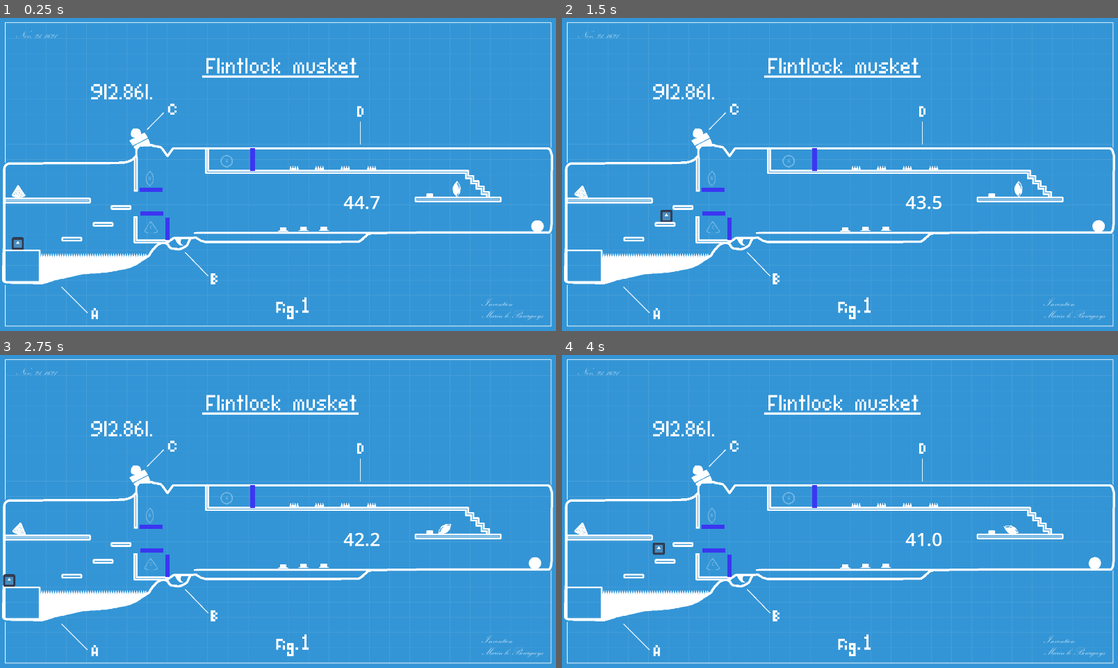
Above: before the commit, frames 1-4 (two rows, left to right).
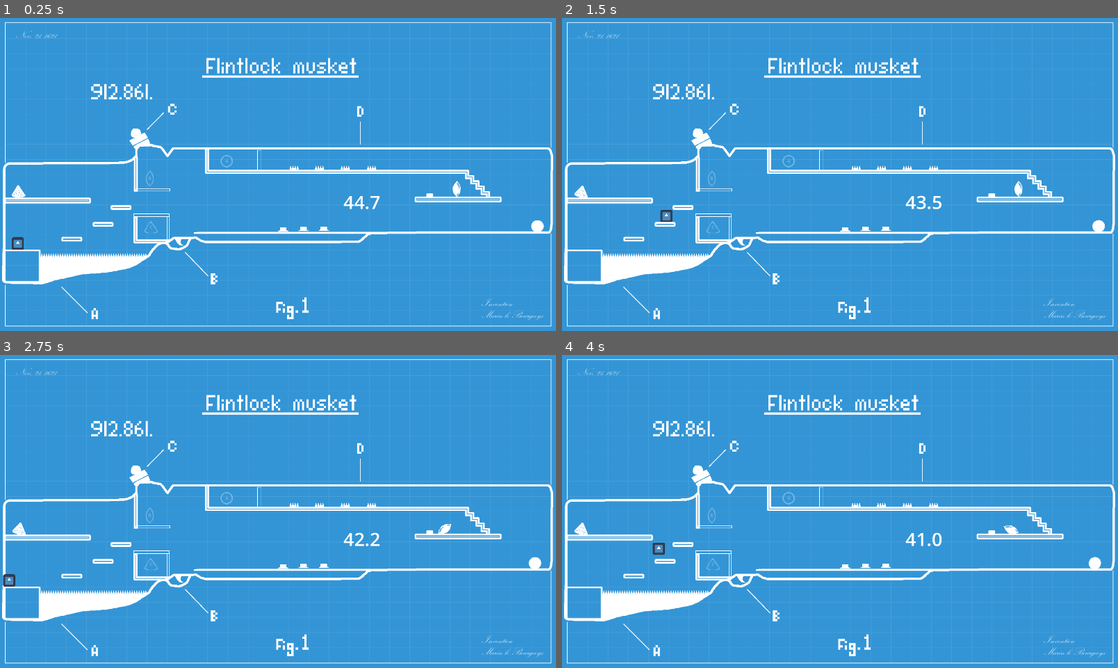
Above: after the commit, the same moments.

Repository: simenhs/piratsyltetoey
Game: Godot game, scene res://scenes/persistent_world/persistent_world.tscn
Two runs of this game, one before a commit and one after it. Both use one fixed random seed, a clock stepped at 60 frames per second and the inputs below. The engine's default icon, where the game draws it, is replaced by a stand-in: a white triangle on a blue panel in a dark square.
Inputs:
- Up to frame 1 (0.25 s): no input
- Up to frame 2 (1.5 s): hold E (use) 0.53-1.28 s; hold D (right) from 0.53 s (still down); tap Shift (dash) at 0.6 s; tap Space (jump) at 0.77, 1.07 s; tap E (use) at 1.35 s
- Up to frame 3 (2.75 s): tap Space (jump) at 1.52, 1.55, 1.82, 2.1 s; tap Enter at 2 s; release D (right) at 2.03 s; hold A (left) from 2.03 s (still down); tap Shift (dash) at 2.3 s
- Up to frame 4 (4 s): release A (left) at 2.78 s; hold D (right) from 2.78 s (still down); tap Shift (dash) at 2.85 s; tap Space (jump) at 3.02, 3.32, 3.77, 3.8 s; tap E (use) at 3.05 s; hold E (use) from 3.53 s (still down)

The runs differ from the first frame. In frame 1, 0.3% of the frame differs, in the area x 24-47%, y 41-72%; in frame 2, 0.3%; in frame 3, 0.3%; in frame 4, 0.3%.

Commit message:
updated doors

Diff:
--- a/godot/components/polyphonic_audio_player.gd
+++ b/godot/components/polyphonic_audio_player.gd
@@ -9,7 +9,7 @@
 	var level_scene = load("res://scenes/level1/level1.tscn").instantiate()
 	$"../current_level_root".add_child(level_scene)
 
-func _process(delta: float) -> void:
+func _process(_delta: float) -> void:
 	if not playing:
 		self.play()
 
--- a/godot/scenes/level1/doors/button.gd
+++ b/godot/scenes/level1/doors/button.gd
@@ -15,7 +15,7 @@
 
 
 
-func _on_trigger_body_entered(body: Node2D) -> void:
+func _on_trigger_body_entered(_body: Node2D) -> void:
 	#if scale.y > 0.5:
 		#var tween = create_tween()
 		#tween.tween_property(self,"scale:y",0.5,1)
@@ -25,11 +25,11 @@
 	door.open()
 
 
-func _on_trigger_body_exited(body: Node2D) -> void:
+func _on_trigger_body_exited(_body: Node2D) -> void:
 	if trigger.get_overlapping_bodies().size() ==  0 :
 		#var tween = create_tween()
 		#tween.tween_property(self,"scale:y",1,1)
 		modulate = Color.WHITE
 		button_sprite.show()
-		button_pressed_sprite.hide
+		button_pressed_sprite.hide()
 		door.close()
--- a/godot/scenes/level1/doors/door.gd
+++ b/godot/scenes/level1/doors/door.gd
@@ -1,18 +1,36 @@
+@tool
 class_name Door
 extends StaticBody2D
 
-@onready var color_rect: ColorRect = %ColorRect
-@onready var collision_shape_2d: CollisionShape2D = %CollisionShape2D
+@export var _texture : Texture2D : set = set_texture
+
+var colisionshape :CollisionShape2D
+
+
+#@onready var color_rect: ColorRect = %ColorRect
+#@onready var collision_shape_2d: CollisionShape2D = %CollisionShape2D
+@onready var sprite_2d: Sprite2D = %Sprite2D
+
+func _ready() -> void:
+	set_texture(_texture)
+	for c in get_children():
+		if c is CollisionShape2D:
+			colisionshape = c
 
 
 func open():
-	color_rect.color = Color.GREEN
+	modulate = Color.GREEN
 	var tween = create_tween()
-	tween.tween_property(color_rect,"color:a",0,1)
-	collision_shape_2d.set_deferred("disabled", true)
+	tween.tween_property(self,"modulate:a",0,1)
+	colisionshape.set_deferred("disabled", true)
 
 func close():
-	color_rect.color = Color.BLUE
+	modulate = Color.WHITE
 	var tween = create_tween()
-	tween.tween_property(color_rect,"color:a",1,1)
-	collision_shape_2d.set_deferred("disabled", false)
+	tween.tween_property(self,"modulate:a",1,1)
+	colisionshape.set_deferred("disabled", false)
+
+func set_texture(value):
+	_texture = value
+	if is_instance_valid(sprite_2d):
+		sprite_2d.texture = _texture
--- a/godot/scenes/level1/doors/door.tscn
+++ b/godot/scenes/level1/doors/door.tscn
@@ -1,23 +1,12 @@
 [gd_scene load_steps=3 format=3 uid="uid://c43e85p31p2nv"]
 
 [ext_resource type="Script" path="res://scenes/level1/doors/door.gd" id="1_g5iq4"]
-
-[sub_resource type="RectangleShape2D" id="RectangleShape2D_uu0sw"]
-size = Vector2(17, 79)
+[ext_resource type="Texture2D" uid="uid://coaafbpu22q4t" path="res://assets/images/objects/door_upper_right.png" id="2_xiv4x"]
 
 [node name="Door" type="StaticBody2D"]
 collision_layer = 32
 script = ExtResource("1_g5iq4")
 
-[node name="ColorRect" type="ColorRect" parent="."]
+[node name="Sprite2D" type="Sprite2D" parent="."]
 unique_name_in_owner = true
-offset_left = -8.0
-offset_top = -80.0
-offset_right = 7.0
-offset_bottom = -1.0
-color = Color(0.231373, 0.211765, 0.945098, 1)
-
-[node name="CollisionShape2D" type="CollisionShape2D" parent="."]
-unique_name_in_owner = true
-position = Vector2(-0.5, -40.5)
-shape = SubResource("RectangleShape2D_uu0sw")
+texture = ExtResource("2_xiv4x")
--- a/godot/scenes/level1/level1.tscn
+++ b/godot/scenes/level1/level1.tscn
@@ -14,9 +14,24 @@
 [ext_resource type="PackedScene" uid="uid://c43e85p31p2nv" path="res://scenes/level1/doors/door.tscn" id="8_bvmn0"]
 [ext_resource type="Texture2D" uid="uid://brnc2q5gu6moj" path="res://assets/images/objects/flint.png" id="9_lgp8j"]
 [ext_resource type="Texture2D" uid="uid://dojr3n33sqlfl" path="res://assets/images/objects/gunpowder.png" id="10_1mkss"]
+[ext_resource type="Texture2D" uid="uid://dfaaowosboqfk" path="res://assets/images/objects/door_horizontal_box_and_flint.png" id="15_y6im4"]
+[ext_resource type="Texture2D" uid="uid://coaafbpu22q4t" path="res://assets/images/objects/door_upper_right.png" id="16_sunmh"]
+[ext_resource type="Texture2D" uid="uid://dm08rnnyh3cys" path="res://assets/images/objects/door_vertical_box.png" id="17_ddjf5"]
 
 [sub_resource type="CircleShape2D" id="CircleShape2D_83c7m"]
 radius = 22.0907
+
+[sub_resource type="RectangleShape2D" id="RectangleShape2D_tjo40"]
+size = Vector2(123, 12)
+
+[sub_resource type="RectangleShape2D" id="RectangleShape2D_xxwdp"]
+size = Vector2(15, 75)
+
+[sub_resource type="RectangleShape2D" id="RectangleShape2D_684gc"]
+size = Vector2(126, 10)
+
+[sub_resource type="RectangleShape2D" id="RectangleShape2D_emi5l"]
+size = Vector2(10, 83)
 
 [node name="Level1" type="Node"]
 process_mode = 3
@@ -43,21 +58,21 @@
 autostart = true
 
 [node name="HomePosition" parent="." node_paths=PackedStringArray("loose_pice") instance=ExtResource("5_d34i5")]
-modulate = Color(1, 0, 0, 0.3)
+modulate = Color(1, 1, 1, 0.3)
 position = Vector2(522, 722)
 loose_pice = NodePath("../LoosePice")
 _id = "C"
 _texture = ExtResource("5_a8vkl")
 
 [node name="HomePosition2" parent="." node_paths=PackedStringArray("loose_pice") instance=ExtResource("5_d34i5")]
-modulate = Color(1, 0, 0, 0.3)
+modulate = Color(1, 1, 1, 0.3)
 position = Vector2(517, 554)
 loose_pice = NodePath("../LoosePice2")
 _id = "B"
 _texture = ExtResource("6_8ailn")
 
 [node name="HomePosition3" parent="." node_paths=PackedStringArray("loose_pice") instance=ExtResource("5_d34i5")]
-modulate = Color(1, 0, 0, 0.3)
+modulate = Color(1, 1, 1, 0.3)
 position = Vector2(783, 494)
 loose_pice = NodePath("../LoosePice3")
 _id = "A"
@@ -138,17 +153,34 @@
 door = NodePath("../Door4")
 
 [node name="Door" parent="." instance=ExtResource("8_bvmn0")]
-position = Vector2(873, 529)
+position = Vector2(523, 680)
+_texture = ExtResource("15_y6im4")
+
+[node name="CollisionShape2D" type="CollisionShape2D" parent="Door"]
+position = Vector2(-0.5, 0)
+shape = SubResource("RectangleShape2D_tjo40")
 
 [node name="Door2" parent="." instance=ExtResource("8_bvmn0")]
-position = Vector2(579, 768)
+position = Vector2(896, 492)
+_texture = ExtResource("16_sunmh")
+
+[node name="CollisionShape2D2" type="CollisionShape2D" parent="Door2"]
+position = Vector2(0.5, -0.5)
+shape = SubResource("RectangleShape2D_xxwdp")
 
 [node name="Door3" parent="." instance=ExtResource("8_bvmn0")]
-position = Vector2(481, 593)
-rotation = 1.5708
+position = Vector2(525, 593)
+_texture = ExtResource("15_y6im4")
+
+[node name="CollisionShape2D" type="CollisionShape2D" parent="Door3"]
+shape = SubResource("RectangleShape2D_684gc")
 
 [node name="Door4" parent="." instance=ExtResource("8_bvmn0")]
-position = Vector2(484, 675)
-rotation = 1.5708
+position = Vector2(581, 725)
+_texture = ExtResource("17_ddjf5")
+
+[node name="CollisionShape2D" type="CollisionShape2D" parent="Door4"]
+position = Vector2(0, 0.5)
+shape = SubResource("RectangleShape2D_emi5l")
 
 [connection signal="timeout" from="Timer" to="." method="_on_timer_timeout"]
--- a/godot/scenes/level1/level_1.gd
+++ b/godot/scenes/level1/level_1.gd
@@ -17,7 +17,7 @@
 		get_tree().quit()
 
 # Called every frame. 'delta' is the elapsed time since the previous frame.
-func _process(delta: float) -> void:
+func _process(_delta: float) -> void:
 	timer_label.text = str(timer.time_left).pad_decimals(1)
 
 	var all_objects_fixed = true
--- a/godot/scenes/level1/picup_object/home_position.gd
+++ b/godot/scenes/level1/picup_object/home_position.gd
@@ -19,6 +19,11 @@
 	set_texture(_texture)
 	modulate  =Color.WHITE
 	modulate.a = .3
+
+func _process(_delta: float) -> void:
+	# respawn pice if it somehow cliped throug wall and is way outside map
+	if global_position.distance_to(loose_pice.global_position) > 1920:
+		loose_pice.respawn()
 
 func _physics_process(_delta: float) -> void:
 	if is_instance_valid(loose_pice):
--- a/godot/scenes/level1/picup_object/loose_pice.gd
+++ b/godot/scenes/level1/picup_object/loose_pice.gd
@@ -5,8 +5,8 @@
 @export var _id : String : set = set_id
 @export var _texture : Texture2D : set = set_texture
 
-var _lock_transform : Transform2D
-var _locked := false
+#var _lock_transform : Transform2D
+#var _locked := false
 var attatched_to : Player = null : set = set_attached_to
 var _spaw_position : Transform2D
 
@@ -21,7 +21,7 @@
 	set_texture(_texture)
 	_spaw_position = transform
 
-func _integrate_forces(state):
+func _integrate_forces(_state):
 	if attatched_to != null:
 		#if global_position.distance_to(attatched_to.global_position) > 10 :
 			#apply_central_impulse(attatched_to.global_position.direction_to(global_position) * -700)
@@ -70,7 +70,7 @@
 		loose_pice_label.text = _id
 
 
-func _on_body_entered(body: Node) -> void:
+func _on_body_entered(_body: Node) -> void:
 	globals.play_sound("hit_metal") #todo detect hitd ting floor or walls
 
 func set_attached_to(value):
--- a/godot/scenes/level1/player/player.gd
+++ b/godot/scenes/level1/player/player.gd
@@ -13,8 +13,10 @@
 var facing_left : bool = false
 var bounce_count : int = 0
 var was_on_floor :bool
-var bounsing = false
+var bounsing := false
 var spawn_position : Vector2
+var _wall_sliding := false : set = set_wall_sliding
+
 
 
 @onready var coyote_timer: Timer = %CoyoteTimer
@@ -85,13 +87,14 @@
 		bounsing = false
 		velocity += get_gravity() * delta
 		if is_on_wall() and (Input.is_action_pressed("left") or Input.is_action_pressed("right") ):
-			globals.play_sound_looping("wall_slide", "my_slide_key")
+			_wall_sliding = true
 			if velocity.y > 0:
 				velocity.y = SLIDE_DOWN_SPEED
 		else :
-			globals.stop_sound_looping("my_slide_key")
+			_wall_sliding = false
 	else:
-		globals.stop_sound_looping("my_slide_key")
+		_wall_sliding = false
+
 
 	if is_on_floor() and not was_on_floor and not bounsing:
 		_hit_floor()
@@ -136,3 +139,12 @@
 	#todo: Play death sound
 	position = spawn_position
 	drop_items.emit()
+
+func set_wall_sliding(value):
+	if _wall_sliding == value:
+		return
+	_wall_sliding = value
+	if _wall_sliding:
+		globals.play_sound_looping("wall_slide", "my_slide_key")
+	else :
+		globals.stop_sound_looping("my_slide_key")
--- a/godot/scripts/globals.gd
+++ b/godot/scripts/globals.gd
@@ -13,10 +13,11 @@
 		printerr("sound_name was invalid or empty, cannot play sound.")
 		return false
 
-	var audio_player = WORLD_ROOT.get_node("polyphonic_audio_player")
+	var audio_player : AudioStreamPlayer= WORLD_ROOT.get_node("polyphonic_audio_player")
 	if not audio_player:
 		printerr("failed to get audio player node, scene tree likely borked!")
 		return false
+
 
 	var success: bool = audio_player.play_sound(sound_name)
 	return success
Not shown: 1 places in godot/scenes/level1/level1.tscn that only renumber resources
